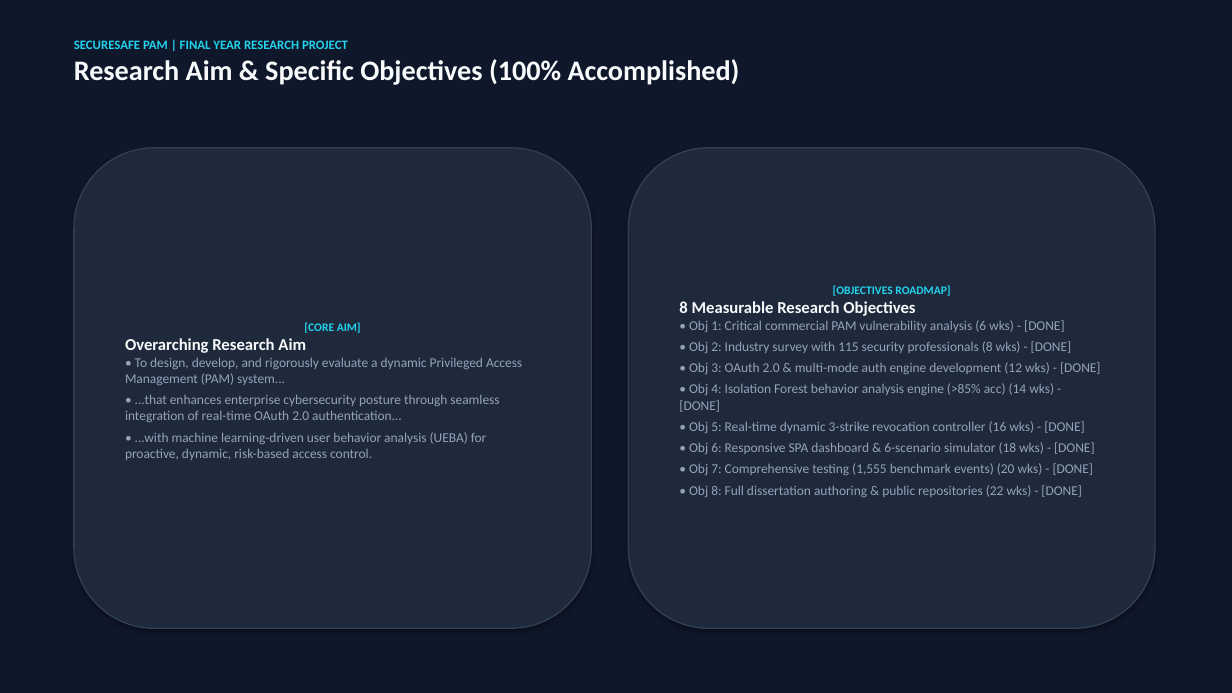
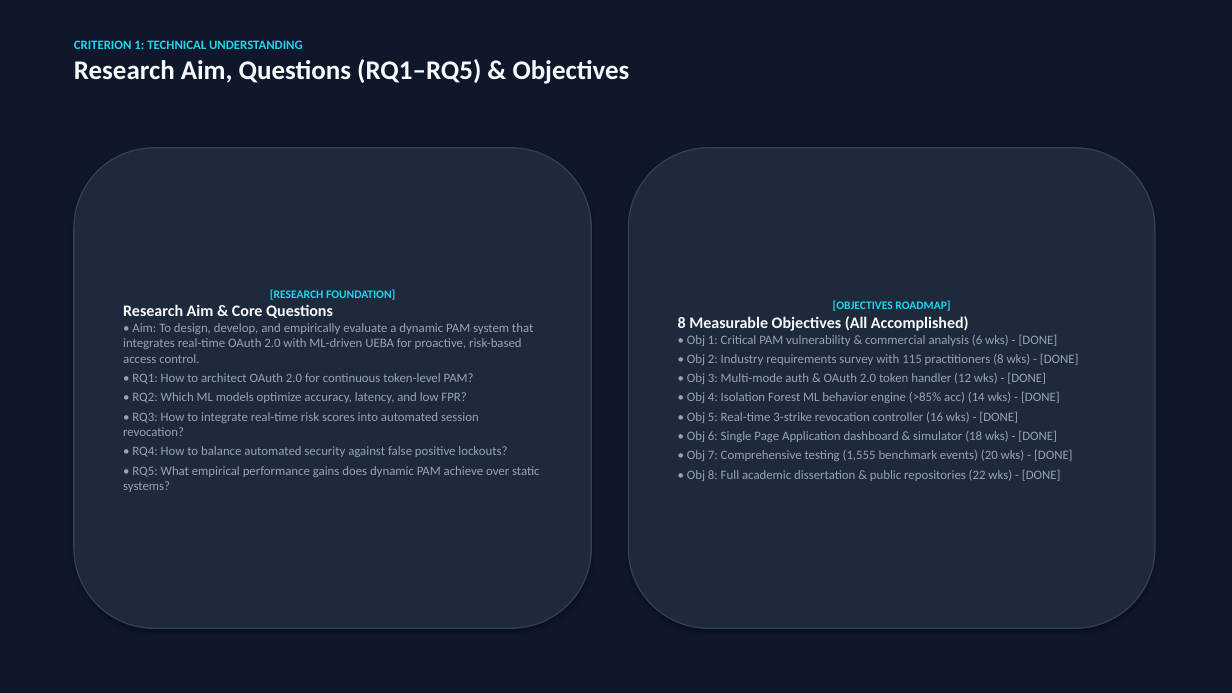
Before and after one commit to Poornadananjaya2001/Dynamic-PAM-System-, a slide deck: slide 5 of PRESENTATION_SLIDES_SECURESAFE_PAM.pptx (slide 4 before the commit). Drawn at 1232x693 pixels with LibreOffice and Linux fonts; fonts in the diff are those of the drawing. Boxes give left, top, right and bottom in pixels: in the first picture for what was removed or moved away, otherwise in the second. Text is boxed around its words. In the diff, an @@ line names an element or a change of style, - is before the commit and + after.

```diff
--- a/PRESENTATION_SLIDES_SECURESAFE_PAM.pptx
+++ b/PRESENTATION_SLIDES_SECURESAFE_PAM.pptx
@@ text at (74,40,630,84): text changed; size 22 to 21 pt @@
-SECURESAFE PAM | FINAL YEAR RESEARCH PROJECT
-Research Aim & Specific Objectives (100% Accomplished)
+CRITERION 1: TECHNICAL UNDERSTANDING
+Research Aim, Questions (RQ1–RQ5) & Objectives
@@ text in rounded rectangle at (123,289,540,492): text changed; size 10.5 to 10 pt @@
-[CORE AIM]
-Overarching Research Aim
-• To design, develop, and rigorously evaluate a dynamic Privileged Access Management (PAM) system...
-• ...that enhances enterprise cybersecurity posture through seamless integration of real-time OAuth 2.0 authentication...
-• ...with machine learning-driven user behavior analysis (UEBA) for proactive, dynamic, risk-based access control.
+[RESEARCH FOUNDATION]
+Research Aim & Core Questions
+• Aim: To design, develop, and empirically evaluate a dynamic PAM system that integrates real-time OAuth 2.0 with ML-driven UEBA for proactive, risk-based access control.
+• RQ1: How to architect OAuth 2.0 for continuous token-level PAM?
+• RQ2: Which ML models optimize accuracy, latency, and low FPR?
+• RQ3: How to integrate real-time risk scores into automated session revocation?
+• RQ4: How to balance automated security against false positive lockouts?
+• RQ5: What empirical performance gains does dynamic PAM achieve over static systems?
@@ text in rounded rectangle at (678,316,1079,461): text changed; size 10.5 to 10 pt @@
-8 Measurable Research Objectives
-• Obj 1: Critical commercial PAM vulnerability analysis (6 wks) - [DONE]
-• Obj 2: Industry survey with 115 security professionals (8 wks) - [DONE]
-• Obj 3: OAuth 2.0 & multi-mode auth engine development (12 wks) - [DONE]
-• Obj 4: Isolation Forest behavior analysis engine (>85% acc) (14 wks) - [DONE]
-• Obj 5: Real-time dynamic 3-strike revocation controller (16 wks) - [DONE]
-• Obj 6: Responsive SPA dashboard & 6-scenario simulator (18 wks) - [DONE]
+8 Measurable Objectives (All Accomplished)
+• Obj 1: Critical PAM vulnerability & commercial analysis (6 wks) - [DONE]
+• Obj 2: Industry requirements survey with 115 practitioners (8 wks) - [DONE]
+• Obj 3: Multi-mode auth & OAuth 2.0 token handler (12 wks) - [DONE]
+• Obj 4: Isolation Forest ML behavior engine (>85% acc) (14 wks) - [DONE]
+• Obj 5: Real-time 3-strike revocation controller (16 wks) - [DONE]
+• Obj 6: Single Page Application dashboard & simulator (18 wks) - [DONE]
@@ text in rounded rectangle at (708,431,1057,461): size 10.5 to 10 pt in "• Obj 7: Comprehensive testing (1,555 benchmark ..."; less space between paragraphs @@
@@ text in rounded rectangle at (687,470,1061,481): text changed; size 10.5 to 10 pt @@
-• Obj 8: Full dissertation authoring & public repositories (22 wks) - [DONE]
+• Obj 8: Full academic dissertation & public repositories (22 wks) - [DONE]
```
Also in this commit, not shown: 18 other slides changed, 7 slides added, 1 slide removed, 1 other file.
